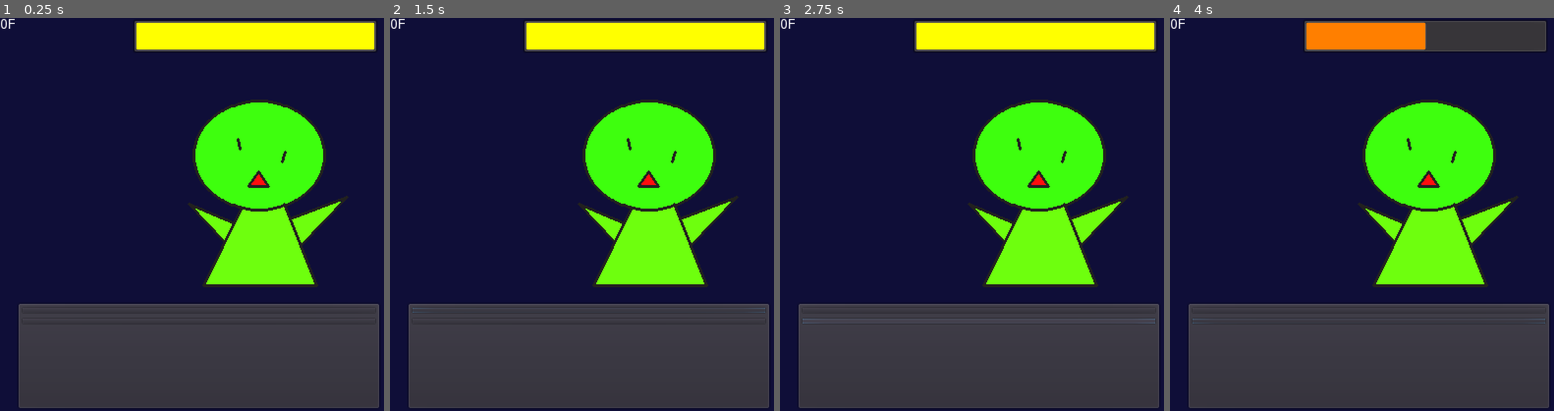
Above: before the commit, frames 1-4 (left to right).
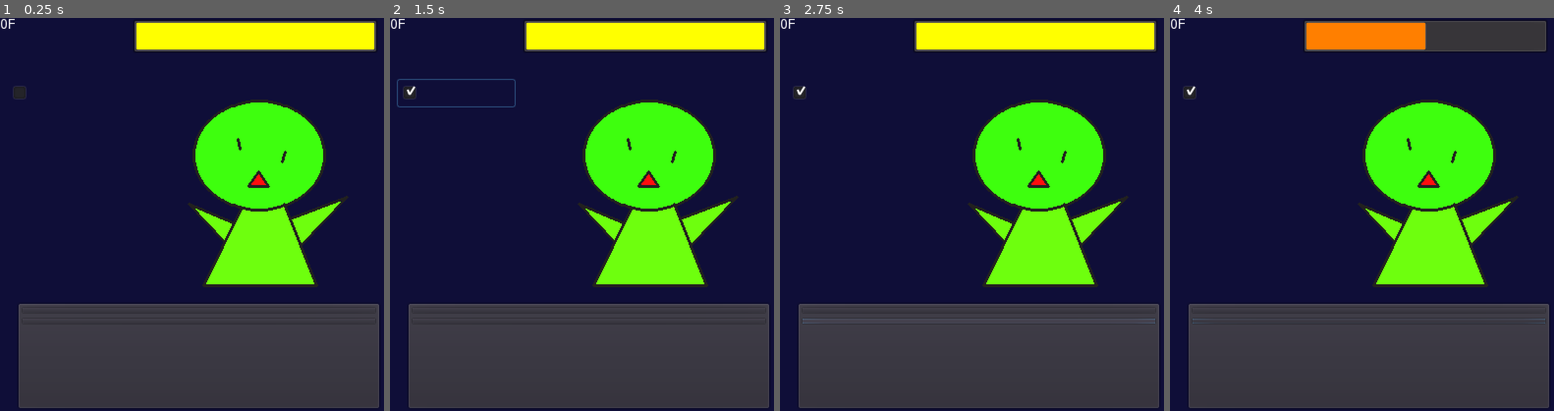
Above: after the commit, the same moments.

Repository: Yu-Channel/Simple-clicker
Game: Godot game, scene res://scene/Main.tscn
Same seed, same stepped clock (60 frames per second), same inputs: the game is played once before the commit and once after it.
Inputs (mouse positions are in pixels of both pictures, inside the frame that each line leads up to):
- Up to frame 1 (0.25 s): no input
- Up to frame 2 (1.5 s): click "Power +1(1)" at 0.5 s; click (455, 92) at 1.25 s, where only the run after the commit has a clickable "ファームモード"
- Up to frame 3 (2.75 s): click "AutoPower +1(0)" at 2 s
- Up to frame 4 (4 s): tap Enter at 2.75 s; drag from (1423, 175) to (1404, 128) at 2.77 s; drag from (1289, 234) to (1423, 175) at 3.52 s

The runs differ from the first frame. In frame 1, less than 0.1% of the frame differs, in the area x 3-7%, y 17-21%; in frame 2, 0.3%, in the area x 1-98%, y 15-75%; in frame 3, less than 0.1%; in frame 4, less than 0.1%.

Commit message:
バグ修正、マウスクリック条件調整

Diff:
--- a/project.godot
+++ b/project.godot
@@ -34,6 +34,15 @@
 
 common/drop_mouse_on_gui_input_disabled=true
 
+[input]
+
+action_mouse={
+"deadzone": 0.5,
+"events": [ Object(InputEventMouseButton,"resource_local_to_scene":false,"resource_name":"","device":0,"alt":false,"shift":false,"control":false,"meta":false,"command":false,"button_mask":0,"position":Vector2( 0, 0 ),"global_position":Vector2( 0, 0 ),"factor":1.0,"button_index":1,"pressed":false,"doubleclick":false,"script":null)
+, Object(InputEventMouseButton,"resource_local_to_scene":false,"resource_name":"","device":0,"alt":false,"shift":false,"control":false,"meta":false,"command":false,"button_mask":0,"position":Vector2( 0, 0 ),"global_position":Vector2( 0, 0 ),"factor":1.0,"button_index":2,"pressed":false,"doubleclick":false,"script":null)
+ ]
+}
+
 [physics]
 
 common/enable_pause_aware_picking=true
--- a/scene/Main.tscn
+++ b/scene/Main.tscn
@@ -34,6 +34,10 @@
 extra_spacing_bottom = -3
 font_data = ExtResource( 2 )
 
+[sub_resource type="DynamicFont" id=8]
+size = 13
+font_data = ExtResource( 2 )
+
 [sub_resource type="DynamicFont" id=2]
 size = 20
 font_data = ExtResource( 2 )
@@ -50,6 +54,12 @@
 corner_radius_bottom_right = 2
 corner_radius_bottom_left = 2
 
+[sub_resource type="DynamicFont" id=7]
+size = 26
+outline_size = 2
+outline_color = Color( 0.101961, 0.101961, 0.101961, 1 )
+font_data = ExtResource( 2 )
+
 [node name="Main" type="Node2D"]
 script = ExtResource( 3 )
 
@@ -148,11 +158,19 @@
 align = 1
 valign = 1
 
+[node name="FarmModeCheckBox" type="CheckBox" parent="GUI"]
+margin_left = 8.0
+margin_top = 63.0
+margin_right = 127.0
+margin_bottom = 90.0
+custom_fonts/font = SubResource( 8 )
+text = "ファームモード"
+
 [node name="Test_label" type="Label" parent="."]
 margin_left = 18.0
-margin_top = 43.0
+margin_top = 99.0
 margin_right = 108.0
-margin_bottom = 116.0
+margin_bottom = 172.0
 custom_fonts/font = SubResource( 2 )
 text = "debug log"
 script = ExtResource( 5 )
@@ -170,9 +188,11 @@
 margin_right = 400.0
 margin_bottom = 400.0
 mouse_filter = 2
+__meta__ = {
+"_edit_lock_": true
+}
 
 [node name="TimerBar" type="ProgressBar" parent="HUD"]
-visible = false
 margin_left = 151.0
 margin_top = 243.0
 margin_right = 367.0
@@ -180,9 +200,19 @@
 mouse_filter = 2
 custom_styles/fg = SubResource( 6 )
 value = 50.0
-__meta__ = {
-"_edit_lock_": true
-}
+percent_visible = false
+__meta__ = {
+"_edit_lock_": true
+}
+
+[node name="Label" type="Label" parent="HUD/TimerBar"]
+margin_left = 77.0
+margin_top = -31.0
+margin_right = 142.0
+margin_bottom = 6.0
+custom_fonts/font = SubResource( 7 )
+text = "30.0s"
+align = 1
 
 [node name="FloorLabel" type="Label" parent="HUD"]
 margin_right = 40.0
--- a/scripts/Enemy.gd
+++ b/scripts/Enemy.gd
@@ -31,7 +31,7 @@
 # クリックしたときの処理
 func _on_Enemy_input_event(_viewport, event, _shape_idx):
 	if event is InputEventMouseButton:
-		if event.is_pressed():
+		if event.is_action_pressed("action_mouse"):
 			Grobal.enemy_hp -= Grobal.click_power
 
 			enemy_shake_time = 30
--- a/scripts/Grobal.gd
+++ b/scripts/Grobal.gd
@@ -13,7 +13,7 @@
 var money:int = 0				# お金
 var floor_num:int = 1				# 階層
 var time_limit:float = LIMIT_TIMER_NUM				# 制限時間(ボスのみ)
-var loop_flag				# 雑魚ループフラグ
+var farm_mode_flag:int = 0				# 雑魚ループフラグ
 
 ## プレイヤーのステータス
 var click_power:int = CLICK_POWER_INIT				# クリック攻撃力
--- a/scripts/Main.gd
+++ b/scripts/Main.gd
@@ -10,6 +10,8 @@
 onready var auto_power_button = $GUI/ButtonUI/VBox/AutoPowerButton
 onready var auto_power_button_label = $GUI/ButtonUI/VBox/AutoPowerButtonLabel
 onready var hud_timer_bar = $HUD/TimerBar
+onready var hud_iimer_label = $HUD/TimerBar/Label
+onready var farm_mode = $GUI/FarmModeCheckBox
 
 enum ThousandsSparatorUnit { null, K, M, G, T, P, E, Z, Y, R, Q }
 
@@ -28,7 +30,6 @@
 
 # フレームごとの処理===================
 func _process(_delta):
-#	Grobal.money += 10000000000 # debug
 	# フレームの計測(60fps)
 	frame60 += 1
 	if frame60 >= 60:
@@ -41,6 +42,7 @@
 
 	# ボスタイマーの処理
 	hud_timer_bar.value = Grobal.time_limit / Grobal.LIMIT_TIMER_NUM * 100
+	hud_iimer_label.text = "%.2fs" % [Grobal.time_limit]
 
 	# お買い物の自動更新
 	shop_price()
@@ -69,9 +71,26 @@
 func _on_Enemy_tree_exited():
 	# 敵が再表示されるまでの時間
 	enemy_cooldown.start(0.6)
+
+	if farm_mode.pressed == false:
+		Grobal.farm_mode_flag = 0
+	else:
+		Grobal.farm_mode_flag = 1
+
 	# ボスで時間切れの場合は階層を進めない
-	if Grobal.enemy_hp <= 0:
-		Grobal.floor_num += 1
+	# もしファームモードがONならループ
+	if Grobal.farm_mode_flag != 0:
+		# ボス前フロアだった場合
+		if (Grobal.floor_num % 10 == 9):
+			pass
+		elif (Grobal.floor_num % 10 == 0 and Grobal.enemy_hp > 0):
+			Grobal.floor_num -= 1
+		else:
+			Grobal.floor_num += 1
+
+	elif Grobal.enemy_hp <= 0:
+			Grobal.floor_num += 1
+
 
 func _on_EnemyCooldown_timeout():
 	call_enemy()
@@ -79,7 +98,7 @@
 # 敵をクリックしたらパーティクルを生成
 func _on_Enemy_input_event(_viewport, event, _shape_idx):
 	if event is InputEventMouseButton:
-		if event.is_pressed():
+		if event.is_action_pressed("action_mouse"):
 			var click_particles_node = load("res://scene/ClickParticles.tscn").instance()
 #			click_particles_node.connect("tree_exited", self, "_on_ClickParticles_tree_exited") # NotUsed
 
@@ -100,7 +119,7 @@
 		# お金の消費
 		Grobal.money -= int(click_power_price)
 		# プレイヤーの強化
-		Grobal.click_power += 10000 # debug num
+		Grobal.click_power += 1
 
 func _on_AutoPowerButton_pressed():
 	# お金が足りてるかどうか
@@ -125,39 +144,37 @@
 
 # 3桁カンマ区切りの関数
 func unit_conversion(_num):
-	var _i = _num
-	var digit:int = 0
-	var thousands_separator:float = 0
+	var digit:int = 0	# 桁数
+	var thousands_separator:float = 0	# 3桁区切りの回数
 	var num_conv = 0
 	var num_conv_str
 	var digit_v = 0
 
 	# 数字が何桁(digit)あるか数える
+	var _i = _num
 	while _i > 0.99:
 		_i /= 10
 		digit += 1
 
-		print(str(digit_v)) # debug
-
 	# 3桁カンマで何個あるかを調べる
+	# 結果に -1 しているのは表示が小数点になってしまうため
 	thousands_separator = int(digit / 3) - 1
 
-	# 10単位以上は存在しないため切り捨て(ゲーム的にも限界があるため)
+	# 10単位以上は単位自体が存在しないため切り捨て
+	# 単位は10種類["dummy", "K", "M", "G", "T", "P", "E", "Z", "Y", "R", "Q"]
 	if thousands_separator > 10:
+		# エラーが出ないように辞書の範囲内に収める
 		thousands_separator = 10
 
 	# 桁表示文字を加える(必要な場合)※10段階まで
 	if thousands_separator > 0:
-		# 切り捨てを行う
-		num_conv = _num / (1000 * thousands_separator)
+		# 回数分の切り捨てを行う
+		num_conv = _num / (pow(1000, thousands_separator))
 
-		print(str(thousands_separator),"num_conv:", str(num_conv)) # debug
+		# 計算結果に単位を追加
+		num_conv_str = ("%5.4f" % num_conv) + Grobal.ThousandsSparatorUnit[thousands_separator]
 
-		if thousands_separator > 10:
-			thousands_separator = 10
-
-		num_conv_str = str(num_conv) + Grobal.ThousandsSparatorUnit[thousands_separator]
 		return num_conv_str
 
-	else:
+	else: # 数字が少なかったらそのまま表示
 		return _num
--- a/scripts/Test_label.gd
+++ b/scripts/Test_label.gd
@@ -5,6 +5,7 @@
 
 func _process(_delta):
 	text = ("\nfloor:" + str(Grobal.floor_num)
-		+ "\ntimer:" + str(Grobal.time_limit)
 		+ "\nmoney:" + str(Grobal.money)
-		+ "\npowermoney:" + str(main_node.click_power_price))
+		+ "\npowermoney:" + str(main_node.click_power_price)
+		+ "\nloop flag:" + str(Grobal.farm_mode_flag)
+	)
Not shown, changed: addons/kanban_tasks/data.json
Not shown: 1 places in scene/Main.tscn that only renumber resources
